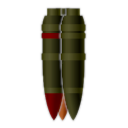
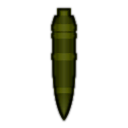
Layer changes from the first 128 × 128 image to the second:
painted on "Pasted Layer" over [40, 6, 87, 123]
